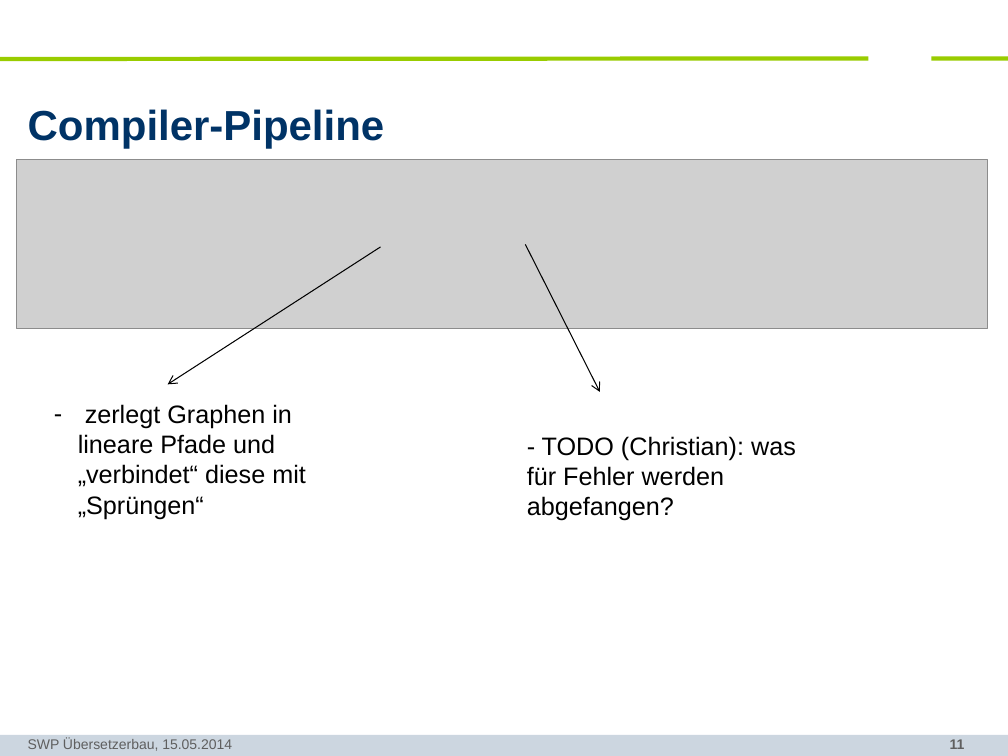
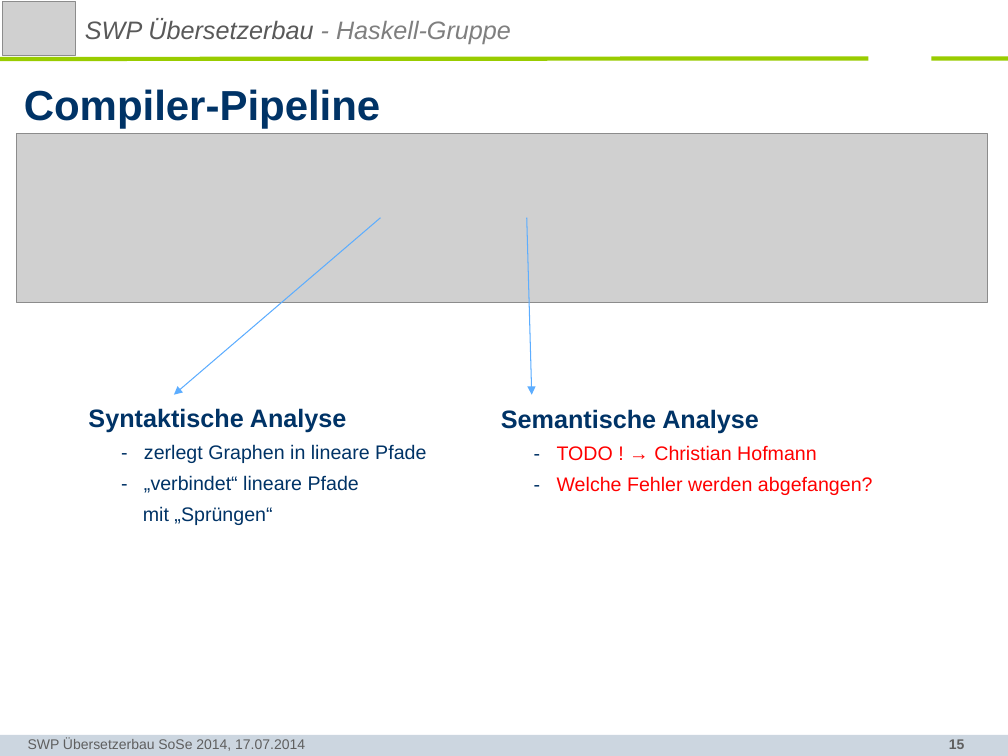
Before and after one commit to SWP-Ubau-SoSe2014-Haskell/SWPSoSe14, a slide deck: slide 15 of documentation/SWPSoSe14MS3.ppt (slide 11 before the commit). Drawn at 1008x756 pixels with LibreOffice and Linux fonts; fonts in the diff are those of the drawing; grey boxes stand for pictures; background and template pictures are left out. Boxes give left, top, right and bottom in pixels: in the first picture for what was removed or moved away, otherwise in the second. Text is boxed around its words. In the diff, an @@ line names an element or a change of style, - is before the commit and + after.

```diff
--- a/documentation/SWPSoSe14MS3.ppt
+++ b/documentation/SWPSoSe14MS3.ppt
@@ picture added at (3, 2, 76, 55) @@
@@ text added at (85, 19, 511, 44), 18 pt, text #595959, italic @@
+SWP Übersetzerbau - Haskell-Gruppe
@@ title "Compiler-Pipeline": place and size @@
-title "Compiler-Pipeline" at (28, 109, 385, 149)
+title "Compiler-Pipeline" at (24, 89, 381, 129)
@@ picture: place and size @@
-picture at (17, 159, 988, 329)
+picture at (17, 134, 988, 302)
@@ arrow moved from (380, 247) - (167, 384) to (380, 218) - (174, 395) @@
@@ arrow (380, 218) - (174, 395): stroke #000000 0.74 pt to #5CADFF 0.74 pt; arrowheads changed @@
@@ arrow moved from (525, 244) - (600, 392) to (527, 218) - (532, 395) @@
@@ arrow (527, 218) - (532, 395): stroke #000000 0.74 pt to #5CADFF 0.74 pt; arrowheads changed @@
@@ text at (88, 408, 426, 525): text changed; size 18 to 14 pt; text colour #000000 to #003366 @@
-– zerlegt Graphen in lineare Pfade und „verbindet“ diese mit „Sprüngen“
+Syntaktische Analyse
+- zerlegt Graphen in lineare Pfade
+- „verbindet“ lineare Pfade
+mit „Sprüngen“
@@ text at (501, 409, 873, 495): text changed; size 18 to 14 pt; text colour #000000 to #FF0000 @@
-- TODO (Christian): was für Fehler werden abgefangen?
+Semantische Analyse
+- TODO ! → Christian Hofmann
+- Welche Fehler werden abgefangen?
@@ text at (28, 738, 305, 751): text changed @@
-SWP Übersetzerbau, 15.05.2014
+SWP Übersetzerbau SoSe 2014, 17.07.2014
@@ page number at (949, 739, 965, 749): text changed @@
-11
+15
```
Also in this commit, not shown: 5 other slides changed, 16 slides added, 3 slides removed.
